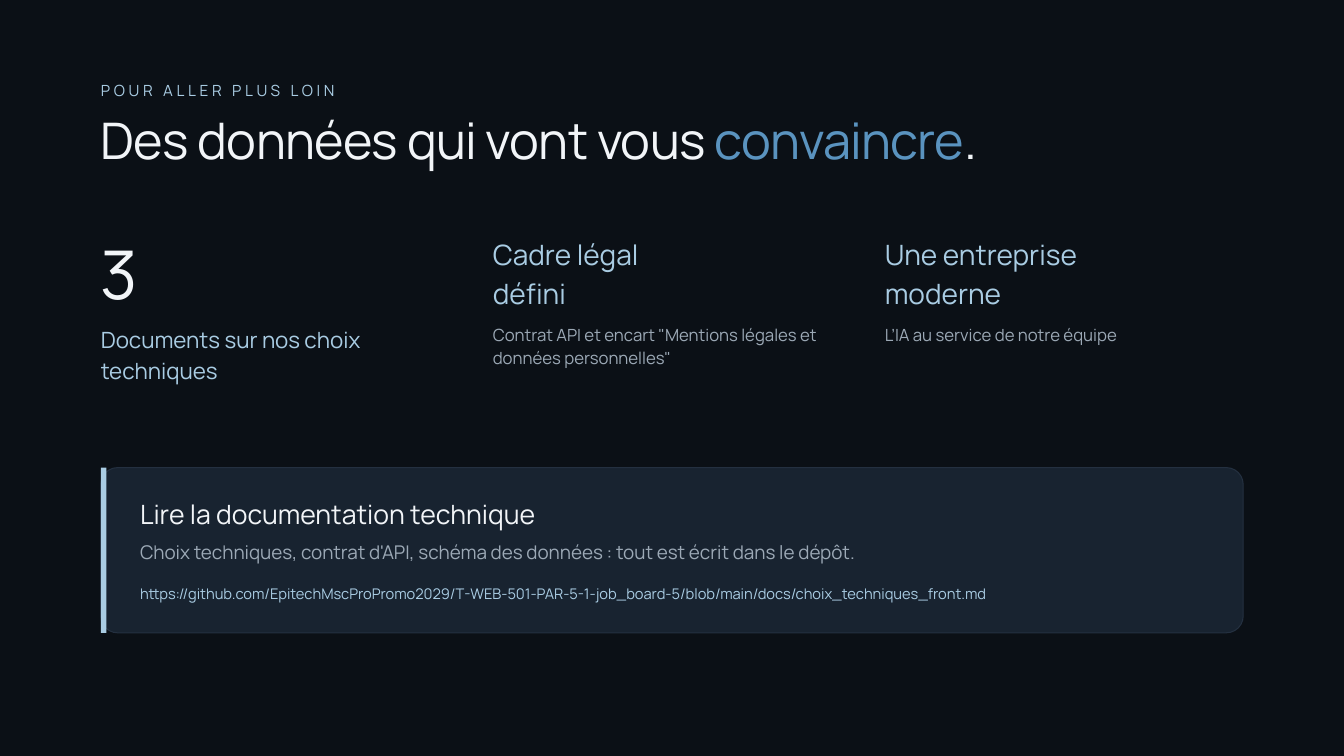
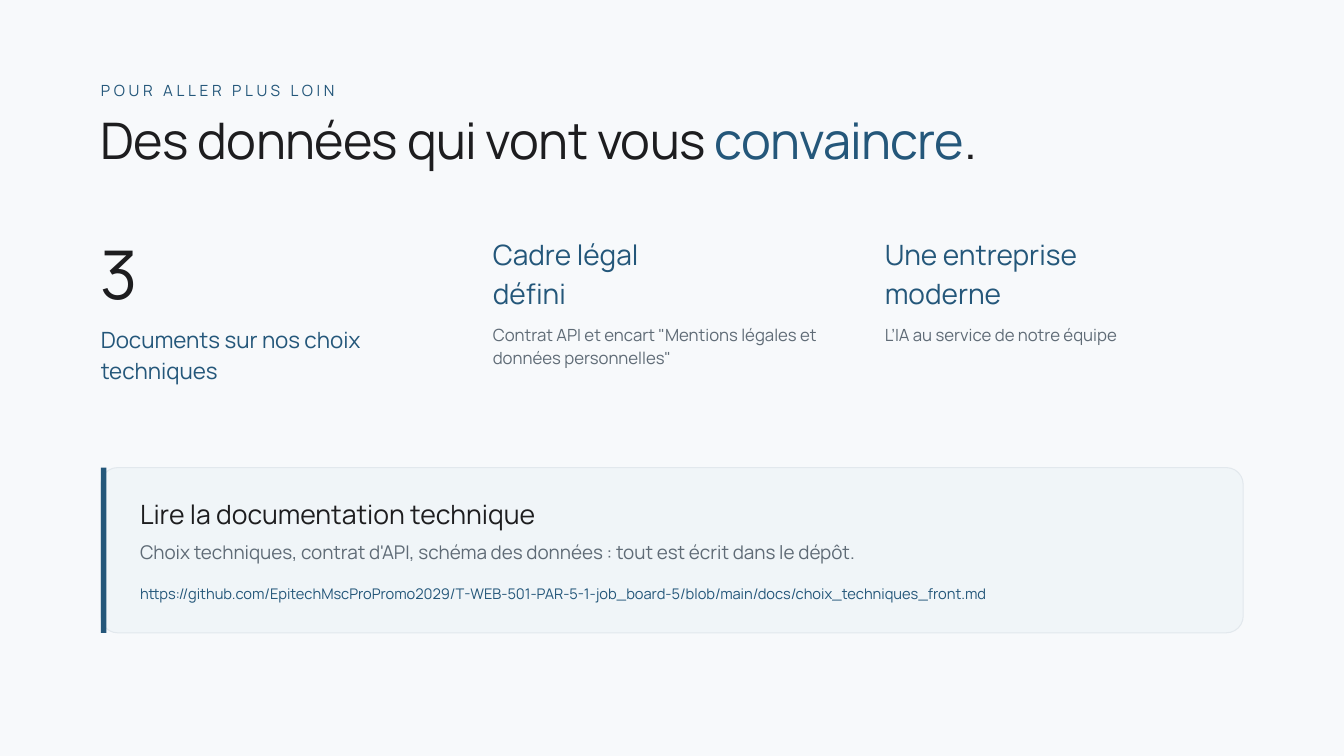
Before and after one commit to Yohan-AVRONSART/Projets, a slide deck: slide 11 of docs/YIA_Jobs_soutenance.pptx. Drawn at 1344x756 pixels with LibreOffice and Linux fonts; fonts in the diff are those of the drawing. Boxes give left, top, right and bottom in pixels: in the first picture for what was removed or moved away, otherwise in the second. Text is boxed around its words. In the diff, an @@ line names an element or a change of style, - is before the commit and + after.

```diff
--- a/docs/YIA_Jobs_soutenance.pptx
+++ b/docs/YIA_Jobs_soutenance.pptx
@@ background #0B1016 to #F7F9FB @@
@@ text "Des données qui vont vous ..." at [101, 119, 977, 171]: text colour #F2F5F8 to #1D1D1F in "Des données qui vont vous convaincre."; text colour gradient #5A93BF to #A9CCE3 to #24577A in "convaincre." @@
@@ text "3" at [101, 250, 138, 300]: text colour #F2F5F8 to #1D1D1F @@
@@ rounded rectangle at [101, 468, 1243, 633]: fill #182330 to #F0F5F8; outline #243040 0.75 pt to #E2E8ED 0.75 pt @@
@@ rectangle at [101, 468, 107, 633]: fill #A9CCE3 to #24577A @@
@@ text "Lire la documentation technique" at [140, 504, 535, 531]: text colour #F2F5F8 to #1D1D1F @@
@@ text colour #9CA9B6 to #5F6B76 in 3 elements at [493, 328, 817, 368], [885, 328, 1116, 345], [140, 544, 854, 564] @@
@@ text colour #A9CCE3 to #24577A in 5 elements at [101, 84, 335, 97], [101, 331, 360, 385], [493, 243, 639, 305], [885, 244, 1077, 305], [140, 588, 986, 603] @@
```
Also in this commit, not shown: 10 other slides changed, 1 other file.
